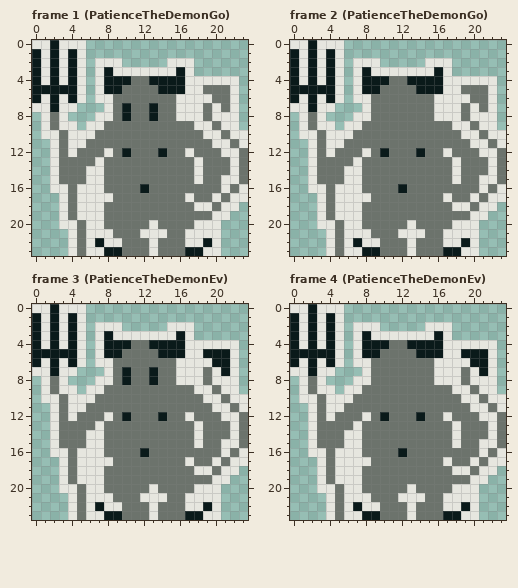
Pixel-art file -- assets/atlas/patience-the-demon.aseprite. The first picture shows the starting point.
24x24 pixels, 4 frames. Shown: frame 1 (PatienceTheDemonGo), frame 2 (PatienceTheDemonGo), frame 3 (PatienceTheDemonEv), frame 4 (PatienceTheDemonEv).
Once edited:
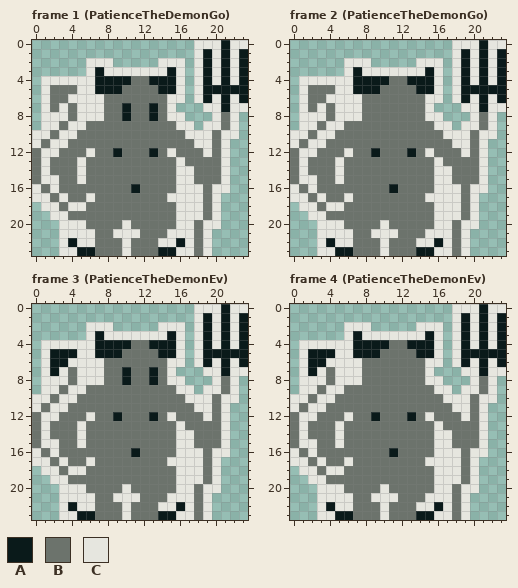
Palette (. is transparent): A #0a1a1a  B #6c736c  C #e6e6df
The author wrote: Flip stock and Patience locations
Diff:
Frame 1 (PatienceTheDemonGo), layers "Layer 1", "Layer 2":
y 0: x 0..5 CCACCC -> ......; x 18..23 ...... -> CCCACC
y 1: x 0..5 ACACAC -> ......; x 18..23 ...... -> CACACA
y 2: x 0..6 ACACAC. -> ......C; x 9 C -> .; x 14 . -> C; x 17..23 C...... -> .CACACA
y 3: x 0..8 ACACAC.CA -> ......CAC; x 15..23 CAC...... -> AC.CACACA
y 4: x 0 A -> .; x 2 A -> C; x 4 A -> C; x 6..7 .C -> CA; x 16..17 AC -> C.; x 19 C -> A; x 21 C -> A; x 23 . -> A
y 5: x 0..4 AAAAA -> .CBBB; x 6..7 .C -> CA; x 16..17 AC -> C.; x 19..23 BBBC. -> AAAAA
y 6: x 0 A -> .; x 2..4 ACA -> BBC; x 6 . -> C; x 8 C -> B; x 15 B -> C; x 17 C -> .; x 19..21 CBB -> ACA; x 23 . -> A
y 7: x 0 C -> .; x 2 A -> B; x 4..8 C...C -> BCCCB; x 15..19 BCCCB -> C...C; x 21 B -> A; x 23 . -> C
y 8: x 2 B -> C; x 4..6 ... -> BCC; x 8 C -> B; x 15 B -> C; x 17..19 CCB -> ...; x 21 C -> B
y 9: x 2..3 BC -> CB; x 5..7 .CC -> CBB; x 16..18 BBC -> CC.; x 20..21 BC -> CB
y 10: x 0 . -> C; x 2..3 CB -> BC; x 5..6 CC -> BB; x 17..18 BB -> CC; x 20..21 CB -> BC; x 23 C -> .
y 11: x 0..1 .. -> CB; x 3..5 BCC -> CBB; x 18..20 BBC -> CCB; x 22..23 BC -> ..
y 12: x 0..1 .. -> BC; x 4 C -> B; x 6 B -> C; x 8..10 CBA -> BAB; x 13..15 BAB -> ABC; x 17 C -> B; x 19 B -> C; x 22..23 CB -> ..
y 13: x 0..2 ..C -> BCB; x 5 B -> C; x 7 C -> B; x 16 B -> C; x 18 C -> B; x 21..23 BCB -> C..
y 14: x 0..2 ..C -> BCB; x 5..7 BCC -> CBB; x 16..18 BBC -> CCB; x 21..23 BCB -> C..
y 15: x 0..1 .. -> BC; x 5..7 BCC -> CBB; x 16..18 BBC -> CCB; x 22..23 CB -> ..
y 16: x 0..1 .. -> CB; x 3 C -> B; x 5..7 CCC -> BBB; x 11..12 BA -> AB; x 16..18 BBB -> CCC; x 20 B -> C; x 22..23 BC -> ..
y 17: x 0..2 ... -> CCB; x 5 C -> B; x 7..8 CC -> BB; x 15..16 BB -> CC; x 18 B -> C; x 21..23 BCC -> ...
y 18: x 1..4 ..CB -> CCBC; x 6..7 CC -> BB; x 16..17 BB -> CC; x 19..22 CBCC -> BC..
y 19: x 2 . -> C; x 5..7 CCC -> BBB; x 16..18 BBB -> CCC; x 21 C -> .
y 20: x 5..7 BCC -> CBB; x 10 B -> C; x 13 C -> B; x 16..18 BBC -> CCB
y 21: x 3 . -> C; x 5 B -> C; x 7..16 CCBBBCCCBB -> BBCCCBBBCC; x 18 C -> B; x 20 C -> .
y 22: x 3..5 .CB -> CAC; x 7..10 ACCB -> BBBC; x 13..16 CBBB -> BCCA; x 18..20 CAC -> BC.
y 23: x 3 . -> C; x 5..10 BCCAAB -> AABBBC; x 13..18 CBBBAA -> BAACCB; x 20 C -> .
Frame 2 (PatienceTheDemonGo), layers "Layer 1", "Layer 2": the same change as frame 1 (PatienceTheDemonGo)
Frame 3 (PatienceTheDemonEv), layers "Layer 1", "Layer 2":
y 0: x 0..5 CCACCC -> ......; x 18..23 ...... -> CCCACC
y 1: x 0..5 ACACAC -> ......; x 18..23 ...... -> CACACA
y 2: x 0..6 ACACAC. -> ......C; x 9 C -> .; x 14 . -> C; x 17..23 C...... -> .CACACA
y 3: x 0..8 ACACAC.CA -> ......CAC; x 15..23 CAC...... -> AC.CACACA
y 4: x 0 A -> .; x 2 A -> C; x 4 A -> C; x 6..7 .C -> CA; x 16..17 AC -> C.; x 19 C -> A; x 21 C -> A; x 23 . -> A
y 5: x 0..1 AA -> .C; x 6..7 .C -> CA; x 16..17 AC -> C.; x 22..23 C. -> AA
y 6: x 0 A -> .; x 3..4 CA -> AC; x 6 . -> C; x 8 C -> B; x 15 B -> C; x 17 C -> .; x 19..20 CA -> AC; x 23 . -> A
y 7: x 0 C -> .; x 4..8 C...C -> BCCCB; x 15..19 BCCCB -> C...C; x 23 . -> C
y 8: x 2 B -> C; x 4..6 ... -> BCC; x 8 C -> B; x 15 B -> C; x 17..19 CCB -> ...; x 21 C -> B
y 9: x 2..3 BC -> CB; x 5..7 .CC -> CBB; x 16..18 BBC -> CC.; x 20..21 BC -> CB
y 10: x 0 . -> C; x 2..3 CB -> BC; x 5..6 CC -> BB; x 17..18 BB -> CC; x 20..21 CB -> BC; x 23 C -> .
y 11: x 0..1 .. -> CB; x 3..5 BCC -> CBB; x 18..20 BBC -> CCB; x 22..23 BC -> ..
y 12: x 0..1 .. -> BC; x 4 C -> B; x 6 B -> C; x 8..10 CBA -> BAB; x 13..15 BAB -> ABC; x 17 C -> B; x 19 B -> C; x 22..23 CB -> ..
y 13: x 0..2 ..C -> BCB; x 5 B -> C; x 7 C -> B; x 16 B -> C; x 18 C -> B; x 21..23 BCB -> C..
y 14: x 0..2 ..C -> BCB; x 5..7 BCC -> CBB; x 16..18 BBC -> CCB; x 21..23 BCB -> C..
y 15: x 0..1 .. -> BC; x 5..7 BCC -> CBB; x 16..18 BBC -> CCB; x 22..23 CB -> ..
y 16: x 0..1 .. -> CB; x 3 C -> B; x 5..7 CCC -> BBB; x 11..12 BA -> AB; x 16..18 BBB -> CCC; x 20 B -> C; x 22..23 BC -> ..
y 17: x 0..2 ... -> CCB; x 5 C -> B; x 7..8 CC -> BB; x 15..16 BB -> CC; x 18 B -> C; x 21..23 BCC -> ...
y 18: x 1..4 ..CB -> CCBC; x 6..7 CC -> BB; x 16..17 BB -> CC; x 19..22 CBCC -> BC..
y 19: x 2 . -> C; x 5..7 CCC -> BBB; x 16..18 BBB -> CCC; x 21 C -> .
y 20: x 5..7 BCC -> CBB; x 10 B -> C; x 13 C -> B; x 16..18 BBC -> CCB
y 21: x 3 . -> C; x 5 B -> C; x 7..16 CCBBBCCCBB -> BBCCCBBBCC; x 18 C -> B; x 20 C -> .
y 22: x 3..5 .CB -> CAC; x 7..10 ACCB -> BBBC; x 13..16 CBBB -> BCCA; x 18..20 CAC -> BC.
y 23: x 3 . -> C; x 5..10 BCCAAB -> AABBBC; x 13..18 CBBBAA -> BAACCB; x 20 C -> .
Frame 4 (PatienceTheDemonEv), layers "Layer 1", "Layer 2": the same change as frame 3 (PatienceTheDemonEv)
Where, in picture pixels (left, top, right, bottom), the same in both pictures:
changed: (32, 40, 248, 256)
changed: (290, 40, 506, 256)
changed: (32, 304, 248, 520)
changed: (290, 304, 506, 520)
